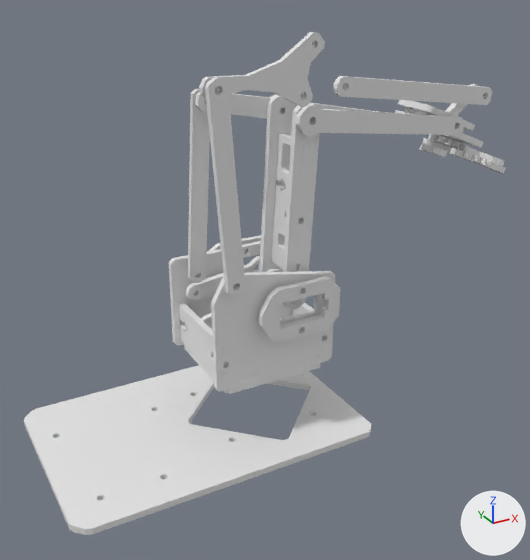
The Blender file blender3d/MeArm0.4NHS6.blend: old version first, new version second.
Rendered twice from a camera (50 mm lens) standing at (-116.0, -276.0, 206.0) and looking at (53.0, 31.0, 52.0). Lighting does not change. The marker at lower right points along +X, +Y and +Z.

Objects in the first picture: 'DXFmesh.001', 'DXFmesh.003', 'DXFmesh.004', 'DXFmesh.006', 'DXFmesh.011', 'DXFmesh.012', 'DXFmesh.013', 'DXFmesh.014', 'DXFmesh.016', 'DXFmesh.017', 'DXFmesh.019', 'DXFmesh.021', 'DXFmesh.026', 'DXFmesh.027', 'DXFmesh.029', 'ServoHolder.003', 'part1.002', 'part_arm', 'part_arm.001', 'part_arm.003'.
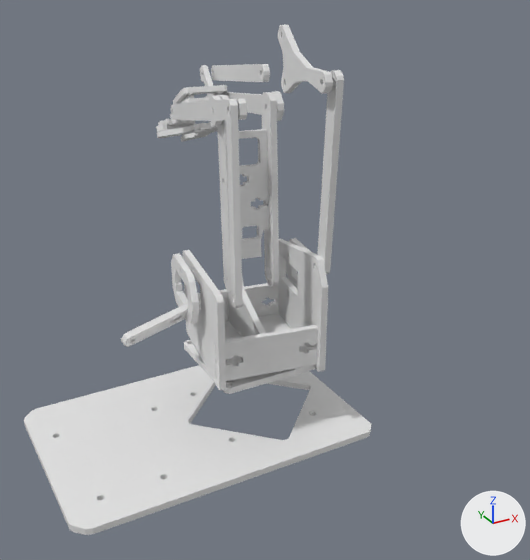
Edits to the bpy script that builds the scene:
```text
Change ob_dxfmesh_006:
    ob_dxfmesh_006.location: (43.0, -16.9, 64.4) -> (48.0, 11.3, 64.4)
    ob_dxfmesh_006.rotation_euler: (1.571, -1.514, 0.0) -> (1.571, -1.514, 1.414)  # degrees (90, -87, 0) -> degrees (90, -87, 81)
Change ob_dxfmesh_001:
    ob_dxfmesh_001.location: (28.3, 0.0, 36.0) -> (29.1, 0.0, 36.0)
    ob_dxfmesh_001.rotation_euler: (0.0, 0.0, -1.571) -> (0.0, 0.0, -0.16)  # degrees (0, 0, -90) -> degrees (0, 0, -9.2)
Change ob_dxfmesh_013:
    ob_dxfmesh_013.location: (1.4, -21.9, 161.3) -> (46.4, -30.0, 161.3)
    ob_dxfmesh_013.rotation_euler: (1.571, 1.275, 0.0000148) -> (1.571, 1.275, 1.411)  # degrees (90, 73, 0) -> degrees (90, 73, 81)
Change ob_part_arm_001:
    ob_part_arm_001.location: (7.4, -26.8, 81.5) -> (52.3, -24.9, 81.5)
    ob_part_arm_001.rotation_euler: (1.543, 1.496, -0.0276) -> (1.543, 1.496, 1.383)  # degrees (88, 86, -1.6) -> degrees (88, 86, 79)
Change ob_dxfmesh_011:
    ob_dxfmesh_011.location: (47.5, 9.5, 144.3) -> (22.6, 20.0, 144.3)
    ob_dxfmesh_011.rotation_euler: (-1.57, 0.194, 0.00252) -> (-1.57, 0.194, 1.416)  # degrees (-90, 11, 0.1) -> degrees (-90, 11, 81)
Change ob_part_arm:
    ob_part_arm.location: (63.3, -18.5, 156.8) -> (52.8, 31.2, 156.8)
    ob_part_arm.rotation_euler: (1.57, 0.129, 0.00101) -> (1.57, 0.129, 1.415)  # degrees (90, 7.4, 0.1) -> degrees (90, 7.4, 81)
Change ob_dxfmesh_004:
    ob_dxfmesh_004.location: (126.9, -4.3, 134.0) -> (48.7, 96.2, 134.0)
    ob_dxfmesh_004.rotation_euler: (1.571, -1.972, -0.000426) -> (-1.571, -1.17, -1.728)  # degrees (90, -113, -0) -> degrees (-90, -67, -99)
Change ob_dxfmesh_019:
    ob_dxfmesh_019.location: (128.6, -4.4, 119.3) -> (49.0, 97.9, 119.3)
    ob_dxfmesh_019.rotation_euler: (0.328, 0.204, 1.035) -> (0.328, 0.204, 2.449)  # degrees (19, 12, 59) -> degrees (19, 12, 140)
Change ob_dxfmesh_014:
    ob_dxfmesh_014.location: (147.3, 9.2, 115.2) -> (38.6, 118.4, 115.2)
    ob_dxfmesh_014.rotation_euler: (0.229, -0.311, 2.491) -> (0.229, -0.311, -2.379)  # degrees (13, -18, 143) -> degrees (13, -18, -136)
Change ob_dxfmesh_017:
    ob_dxfmesh_017.location: (145.8, 4.7, 119.2) -> (42.7, 116.2, 119.2)
    ob_dxfmesh_017.rotation_euler: (-0.384, -0.0000834, -1.571) -> (-0.384, -0.0000834, -0.157)  # degrees (-22, 0, -90) -> degrees (-22, 0, -9)
Change ob_dxfmesh_016:
    ob_dxfmesh_016.location: (144.4, -13.3, 115.7) -> (60.3, 112.0, 115.7)
    ob_dxfmesh_016.rotation_euler: (-0.00833, 0.384, -0.0221) -> (-0.00833, 0.384, 1.392)  # degrees (-0.5, 22, -1.3) -> degrees (-0.5, 22, 80)
Change ob_dxfmesh_012:
    ob_dxfmesh_012.location: (47.6, -18.6, 144.2) -> (50.4, 15.6, 144.2)
    ob_dxfmesh_012.rotation_euler: (1.571, 0.136, 0.000189) -> (1.571, 0.136, 1.414)  # degrees (90, 7.8, 0) -> degrees (90, 7.8, 81)
Change ob_part_arm_003:
    ob_part_arm_003.location: (8.5, 15.3, 70.9) -> (12.5, -18.0, 70.9)
    ob_part_arm_003.rotation_euler: (1.659, -1.513, -0.153) -> (1.659, -1.513, 1.261)  # degrees (95, -87, -8.8) -> degrees (95, -87, 72)
Change ob_dxfmesh_029:
    ob_dxfmesh_029.location: (43.0, 16.9, 64.8) -> (5.5, 7.7, 57.0)
    ob_dxfmesh_029.rotation_euler: (1.614, -0.127, 0.00341) -> (2.116, -0.169, 0.141)  # degrees (92, -7.3, 0.2) -> degrees (121, -9.7, 8.1)
```

Changed parts and their boxes (x1, y1, x2, y2) in the pictures (530 x 560 px):
'DXFmesh.021', moved, turned
    before: (211, 271, 335, 392)
    after: (274, 238, 328, 372)
'part_arm.001', moved, turned
    before: (205, 78, 246, 297)
    after: (317, 70, 344, 274)
'DXFmesh.006', moved, turned
    before: (282, 103, 320, 309)
    after: (261, 92, 279, 287)
'part_arm.003', moved, turned
    before: (188, 89, 210, 283)
    after: (226, 99, 243, 308)
'part1.002', moved, turned
    before: (179, 303, 229, 385)
    after: (215, 325, 318, 381)
'DXFmesh.027', moved, turned
    before: (168, 241, 261, 346)
    after: (183, 250, 226, 390)
'DXFmesh.003', moved, turned
    before: (271, 134, 310, 268)
    after: (221, 129, 269, 260)
'DXFmesh.012', moved, turned
    before: (295, 104, 464, 137)
    after: (224, 91, 284, 121)
'DXFmesh.013', moved, turned
    before: (199, 32, 325, 107)
    after: (278, 25, 333, 94)
'DXFmesh.002', moved, turned
    before: (259, 96, 295, 272)
    after: (217, 95, 231, 293)
'part_arm', moved, turned
    before: (333, 76, 492, 105)
    after: (211, 64, 270, 82)
'ServoHolder.003', moved, turned
    before: (259, 276, 340, 342)
    after: (286, 238, 311, 288)
'DXFmesh.011', moved, turned
    before: (195, 91, 378, 119)
    after: (171, 95, 247, 125)
'DXFmesh.029', moved, turned
    before: (185, 256, 260, 301)
    after: (121, 295, 201, 347)
'DXFmesh.005', moved, turned
    before: (194, 268, 293, 350)
    after: (228, 276, 269, 366)
'ServoHolder.005', moved, turned
    before: (209, 235, 261, 272)
    after: (171, 253, 199, 324)
'part1.000', moved, turned
    before: (293, 300, 328, 357)
    after: (188, 283, 278, 330)
'DXFmesh.001', moved, turned
    before: (225, 353, 318, 382)
    after: (190, 314, 307, 376)
'DXFmesh.008', moved, turned
    before: (398, 100, 475, 131)
    after: (173, 85, 228, 104)
'DXFmesh.017', moved, turned
    before: (428, 134, 505, 166)
    after: (158, 119, 195, 136)
'DXFmesh.016', moved, turned
    before: (450, 148, 506, 174)
    after: (181, 122, 218, 142)
'DXFmesh.019', moved, turned
    before: (419, 143, 448, 157)
    after: (157, 123, 211, 138)
'DXFmesh.004', moved, turned
    before: (426, 84, 478, 133)
    after: (200, 65, 221, 97)
'DXFmesh.010', moved, turned
    before: (395, 110, 483, 148)
    after: (170, 97, 210, 119)
'DXFmesh.014', moved, turned
    before: (422, 138, 451, 154)
    after: (156, 125, 176, 132)
'DXFmesh.020', moved, turned
    before: (404, 108, 426, 115)
    after: (181, 95, 194, 103)
